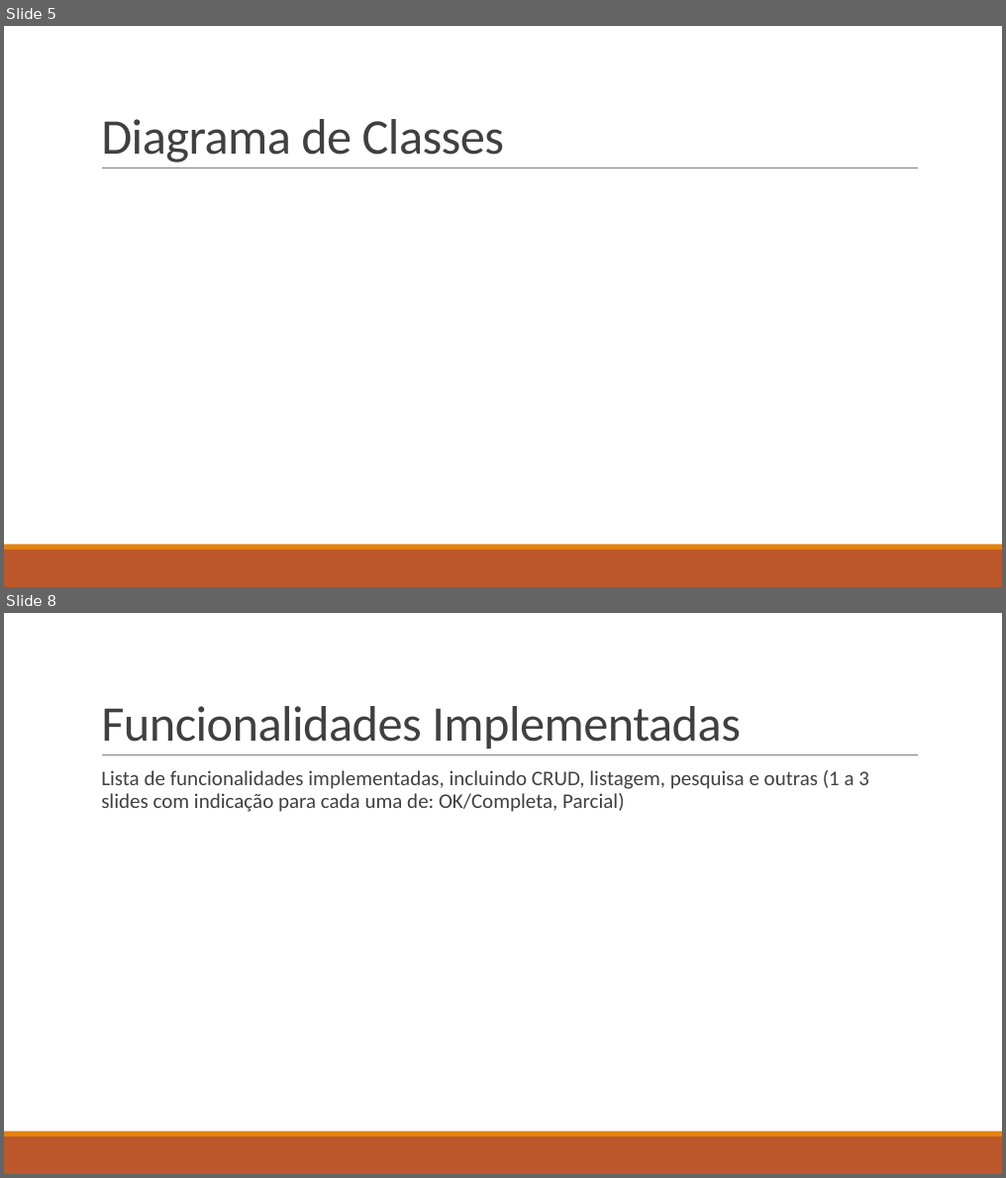
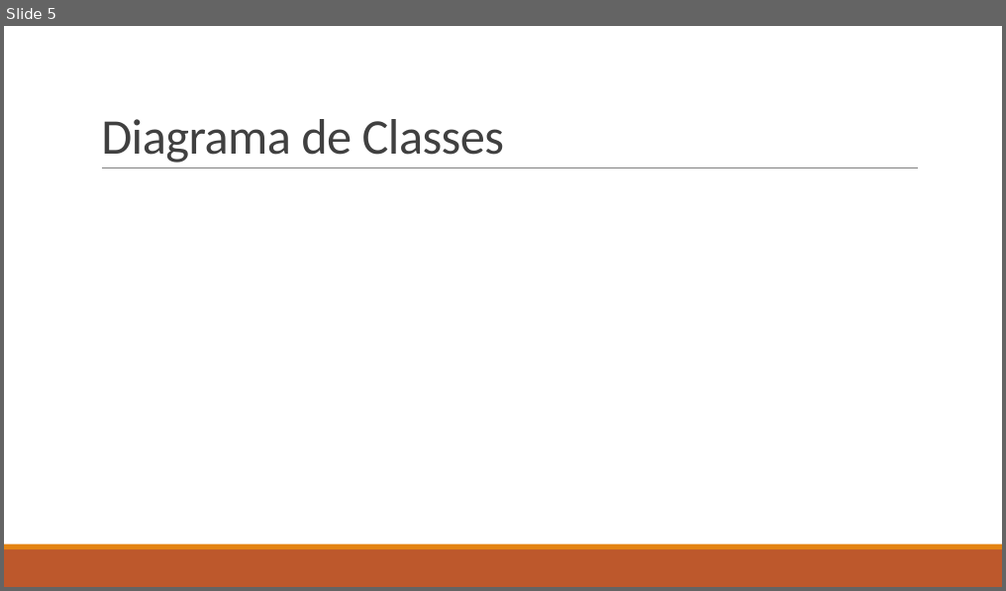
Before and after one commit to SnarkyTohgo/Cinemateca-Portuguesa, a slide deck: Apresentacao Projeto 1.pptx. Shown one above the other, each under a label of ours: slides 5 and 8 before the commit, slide 5 after it; the slides between them are not shown. The pictures are 1006x1178 and 1006x591 pixels, drawn with LibreOffice and Linux fonts; fonts in the diff are those of the drawing. Boxes give left, top, right and bottom in pixels: in the first picture for what was removed or moved away, otherwise in the second. Text is boxed around its words. In the diff, an @@ line names an element or a change of style, - is before the commit and + after.

```diff
--- a/Apresentacao Projeto 1.pptx
+++ b/Apresentacao Projeto 1.pptx
@@ slide 8 removed at (4,613,1002,1174), background #FFFFFF; not listed: 3 template elements that a slide beside it also shows @@
@@ title removed at (101,706,741,749) @@
-Funcionalidades Implementadas
@@ text removed at (101,770,869,812) @@
-  Lista de funcionalidades implementadas, incluindo CRUD, listagem, pesquisa e outras (1 a 3 slides com indicação para cada uma de: OK/Completa, Parcial)
```
Also in this commit, not shown: 6 slides changed, 2 slides added, 2 other files.
